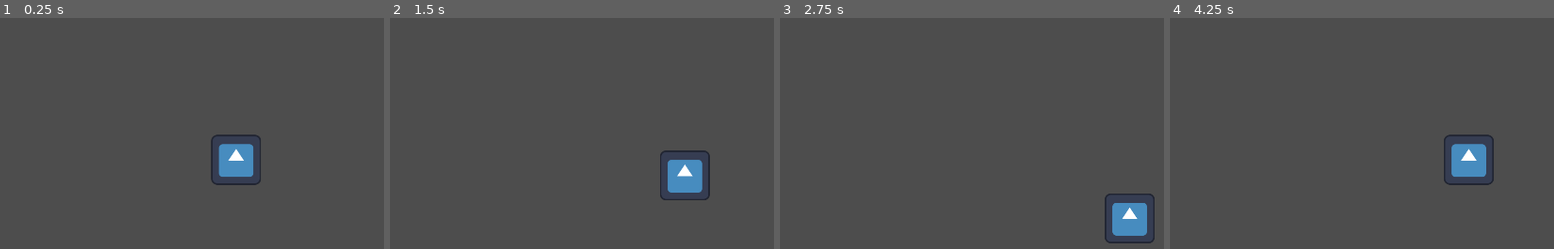
Above: before the commit, frames 1-4 (left to right).
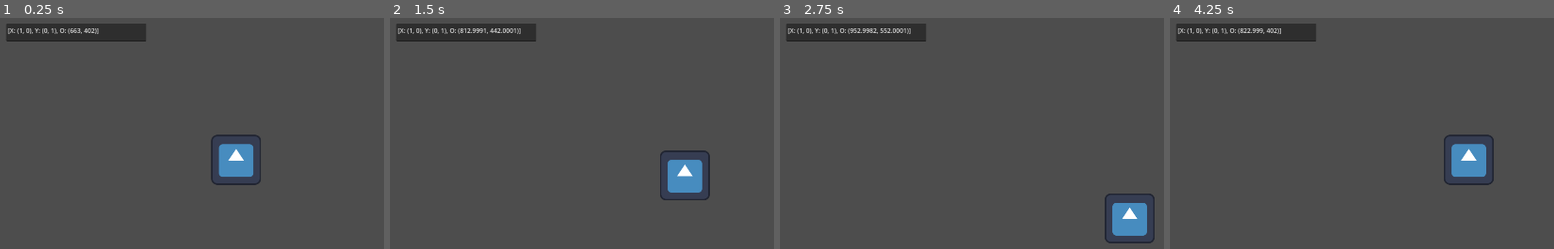
Above: after the commit, the same moments.

Repository: Gingernut151/LudumDare54
Game: Godot game, scene res://Maps/World.tscn
Two runs of this game, one before a commit and one after it. Both use one fixed random seed, a clock stepped at 60 frames per second and the inputs below. The engine's default icon, where the game draws it, is replaced by a stand-in: a white triangle on a blue panel in a dark square.
Inputs:
- Up to frame 1 (0.25 s): no input
- Up to frame 2 (1.5 s): tap Enter at 0.5 s; hold Right (ui_right) 0.53-1.28 s; hold Down (ui_down) from 1.28 s (still down)
- Up to frame 3 (2.75 s): release Down (ui_down) at 2.03 s; hold Right (ui_right) from 2.03 s (still down)
- Up to frame 4 (4.25 s): release Right (ui_right) at 2.78 s; hold Up (ui_up) 2.78-3.53 s; hold Left (ui_left) from 3.53 s (still down)

The runs differ from the first frame. In frame 1, 2.7% of the frame differs, in the area x 1-38%, y 2-11%; in frame 2, 2.6%; in frame 3, 2.6%; in frame 4, 2.7%.

Commit message:
Blocky Character Movement
Making the character not move diagonal
Making the character move x distance direction s owe can so a grid game.

Diff:
--- /dev/null
+++ b/Developer/Ben/Ben_Main.tscn
@@ -0,0 +1,12 @@
+[gd_scene load_steps=3 format=3 uid="uid://cx8rl3y8wcg1"]
+
+[ext_resource type="Script" path="res://Developer/Ben/Ben_Main.gd" id="1_tqisk"]
+[ext_resource type="Texture2D" uid="uid://c3b238ujqvb8p" path="res://Developer/Ben/images/Archie.jpg" id="2_pxvad"]
+
+[node name="Main" type="Node"]
+script = ExtResource("1_tqisk")
+
+[node name="Archie" type="Sprite2D" parent="."]
+position = Vector2(964.25, 539.25)
+scale = Vector2(1.11485, 0.835152)
+texture = ExtResource("2_pxvad")
--- a/Developer/Ben/Main.tscn
+++ /dev/null
@@ -1,12 +0,0 @@
-[gd_scene load_steps=3 format=3 uid="uid://cx8rl3y8wcg1"]
-
-[ext_resource type="Script" path="res://Developer/Ben/Main.gd" id="1_nwer1"]
-[ext_resource type="Texture2D" uid="uid://c3b238ujqvb8p" path="res://Developer/Ben/images/Archie.jpg" id="2_qcvxi"]
-
-[node name="Main" type="Node"]
-script = ExtResource("1_nwer1")
-
-[node name="Archie" type="Sprite2D" parent="."]
-position = Vector2(964.25, 539.25)
-scale = Vector2(1.11485, 0.835152)
-texture = ExtResource("2_qcvxi")
--- a/Maps/World.gd
+++ b/Maps/World.gd
@@ -8,4 +8,5 @@
 
 # Called every frame. 'delta' is the elapsed time since the previous frame.
 func _process(delta):
+	$HUD.update_debugtext($Character.get_transform())
 	pass
--- a/Maps/World.tscn
+++ b/Maps/World.tscn
@@ -1,8 +1,20 @@
-[gd_scene load_steps=2 format=3 uid="uid://chlpx4assy44y"]
+[gd_scene load_steps=4 format=3 uid="uid://chlpx4assy44y"]
 
+[ext_resource type="Script" path="res://Maps/World.gd" id="1_d63cw"]
 [ext_resource type="PackedScene" uid="uid://1rusvemldfve" path="res://Scripts/Character.tscn" id="1_piqlw"]
+[ext_resource type="PackedScene" uid="uid://cfxcpfhbd5g1l" path="res://UI/HUD.tscn" id="2_62jf8"]
 
 [node name="World" type="Node2D"]
+script = ExtResource("1_d63cw")
 
 [node name="Character" parent="." instance=ExtResource("1_piqlw")]
 position = Vector2(663, 402)
+
+[node name="HUD" parent="." instance=ExtResource("2_62jf8")]
+anchors_preset = 0
+anchor_right = 0.0
+anchor_bottom = 0.0
+grow_horizontal = 1
+grow_vertical = 1
+size_flags_horizontal = 3
+size_flags_vertical = 3
--- a/Scripts/Character.gd
+++ b/Scripts/Character.gd
@@ -1,12 +1,36 @@
 extends CharacterBody2D
 
 @export var speed: int = 200
+var CharacterWidth: float = 50.0
+var CharacterHeight: float = 100.0
 
-func handleInput():
-	var moveDirection = Input.get_vector("ui_left", "ui_right", "ui_up", "ui_down")
-	velocity = moveDirection*speed
+var CurrentAmountToMove: float = -1.0
+var CurrentMoveVector: Vector2
+
+func _physics_process(delta):
+	handleInput(delta)
+	move_and_slide()
 
 
-func _physics_process(delta):
-	handleInput()
-	move_and_slide()
+func handleInput(delta):
+	var moveDirection = GetInputDirectionPressed()
+
+	if moveDirection != Vector2.ZERO:
+		if CurrentAmountToMove <= 0.0:
+			CurrentAmountToMove = 50.0
+			CurrentMoveVector = moveDirection
+
+
+	if CurrentAmountToMove > 0.0:
+		velocity = CurrentMoveVector * speed
+		CurrentAmountToMove -= velocity.length() * delta
+	else:
+		velocity = Vector2.ZERO
+
+func GetInputDirectionPressed():
+	var moveDirection = Input.get_vector("ui_left", "ui_right", "ui_up", "ui_down")
+
+	if (abs(moveDirection.length()) != 1.0):
+		moveDirection = Vector2.ZERO
+
+	return moveDirection
--- /dev/null
+++ b/UI/HUD.gd
@@ -0,0 +1,4 @@
+extends Control
+
+func update_debugtext(inLocation):
+	$CanvasLayer/DebugPrint.text = str(inLocation)
--- /dev/null
+++ b/UI/HUD.tscn
@@ -0,0 +1,27 @@
+[gd_scene load_steps=2 format=3 uid="uid://cfxcpfhbd5g1l"]
+
+[ext_resource type="Script" path="res://UI/HUD.gd" id="1_wqflp"]
+
+[node name="HUD" type="Control"]
+layout_mode = 3
+anchors_preset = 15
+anchor_right = 1.0
+anchor_bottom = 1.0
+grow_horizontal = 2
+grow_vertical = 2
+script = ExtResource("1_wqflp")
+
+[node name="CanvasLayer" type="CanvasLayer" parent="."]
+
+[node name="DebugPrint" type="TextEdit" parent="CanvasLayer"]
+anchors_preset = -1
+anchor_left = 0.04
+anchor_top = 0.044
+anchor_right = 0.04
+anchor_bottom = 0.044
+offset_left = -0.799995
+offset_top = 0.48
+offset_right = 357.2
+offset_bottom = 46.48
+text = "default"
+placeholder_text = "Character Location"
Renamed: Developer/Ben/Main.gd -> Developer/Ben/Ben_Main.gd
